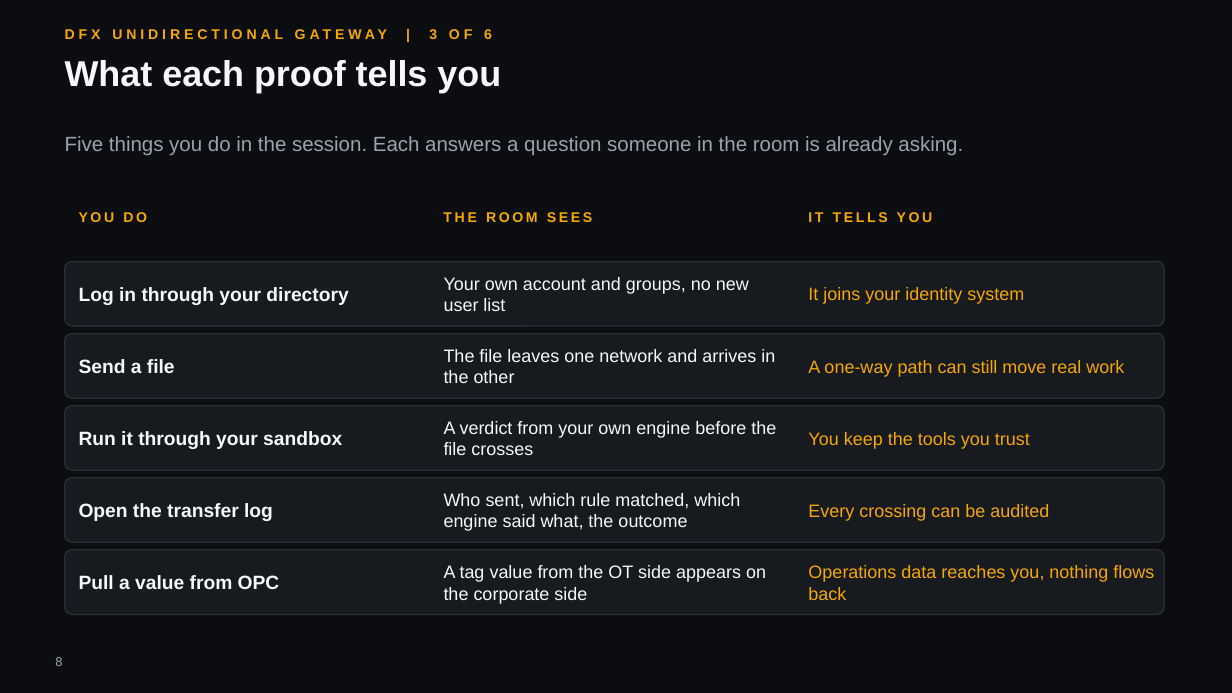
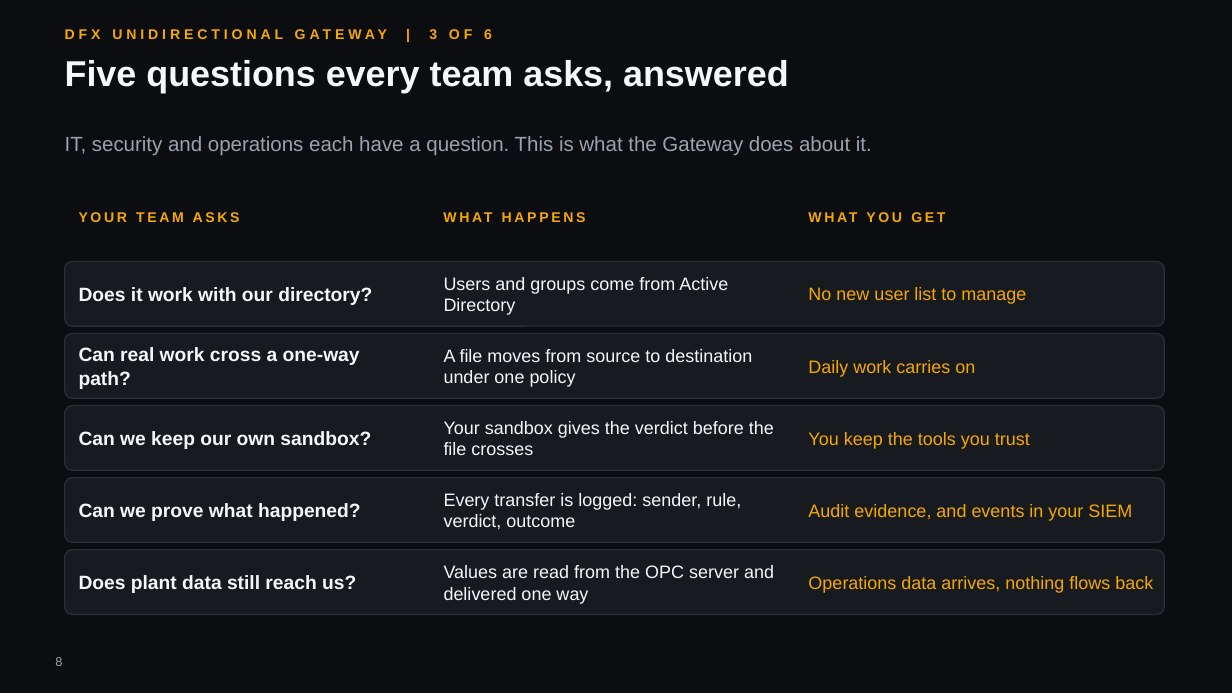
Before and after one commit to hybridus/DFX_Marketing, a slide deck: slide 8 of Projects/03_Presales_Master_Deck/pilot/DFX_Master_deck.pptx. Drawn at 1232x693 pixels with LibreOffice and Linux fonts; fonts in the diff are those of the drawing; background and template pictures are left out. Boxes give left, top, right and bottom in pixels: in the first picture for what was removed or moved away, otherwise in the second. Text is boxed around its words. In the diff, an @@ line names an element or a change of style, - is before the commit and + after.

```diff
--- a/Projects/03_Presales_Master_Deck/pilot/DFX_Master_deck.pptx
+++ b/Projects/03_Presales_Master_Deck/pilot/DFX_Master_deck.pptx
@@ text at (65, 60, 789, 93): text changed @@
-What each proof tells you
+Five questions every team asks, answered
@@ text at (65, 136, 872, 156): text changed @@
-Five things you do in the session. Each answers a question someone in the room is already asking.
+IT, security and operations each have a question. This is what the Gateway does about it.
@@ text at (79, 212, 240, 222): text changed @@
-YOU DO
+YOUR TEAM ASKS
@@ text at (443, 212, 592, 222): text changed @@
-THE ROOM SEES
+WHAT HAPPENS
@@ text at (808, 212, 933, 222): text changed @@
-IT TELLS YOU
+WHAT YOU GET
@@ text at (79, 287, 372, 305): text changed @@
-Log in through your directory
+Does it work with our directory?
@@ text at (444, 277, 728, 315): text changed @@
-Your own account and groups, no new user list
+Users and groups come from Active Directory
@@ text at (808, 287, 1026, 304): text changed @@
-It joins your identity system
+No new user list to manage
@@ text at (79, 347, 360, 389): text changed @@
-Send a file
+Can real work cross a one-way path?
@@ text at (444, 349, 752, 387): text changed @@
-The file leaves one network and arrives in the other
+A file moves from source to destination under one policy
@@ text at (808, 360, 975, 377): text changed @@
-A one-way path can still move real work
+Daily work carries on
@@ text at (79, 431, 371, 449): text changed @@
-Run it through your sandbox
+Can we keep our own sandbox?
@@ text at (444, 421, 774, 455): text changed @@
-A verdict from your own engine before the file crosses
+Your sandbox gives the verdict before the file crosses
@@ text at (79, 503, 361, 521): text changed @@
-Open the transfer log
+Can we prove what happened?
@@ text at (444, 493, 741, 530): text changed @@
-Who sent, which rule matched, which engine said what, the outcome
+Every transfer is logged: sender, rule, verdict, outcome
@@ text at (808, 504, 1132, 521): text changed @@
-Every crossing can be audited
+Audit evidence, and events in your SIEM
@@ text at (444, 565, 774, 604): text changed @@
-A tag value from the OT side appears on the corporate side
+Values are read from the OPC server and delivered one way
@@ text at (79, 575, 356, 593): text changed @@
-Pull a value from OPC
+Does plant data still reach us?
@@ text at (808, 576, 1153, 593): text changed @@
-Operations data reaches you, nothing flows back
+Operations data arrives, nothing flows back
```
Also in this commit, not shown: 9 other slides changed, 12 other files.
